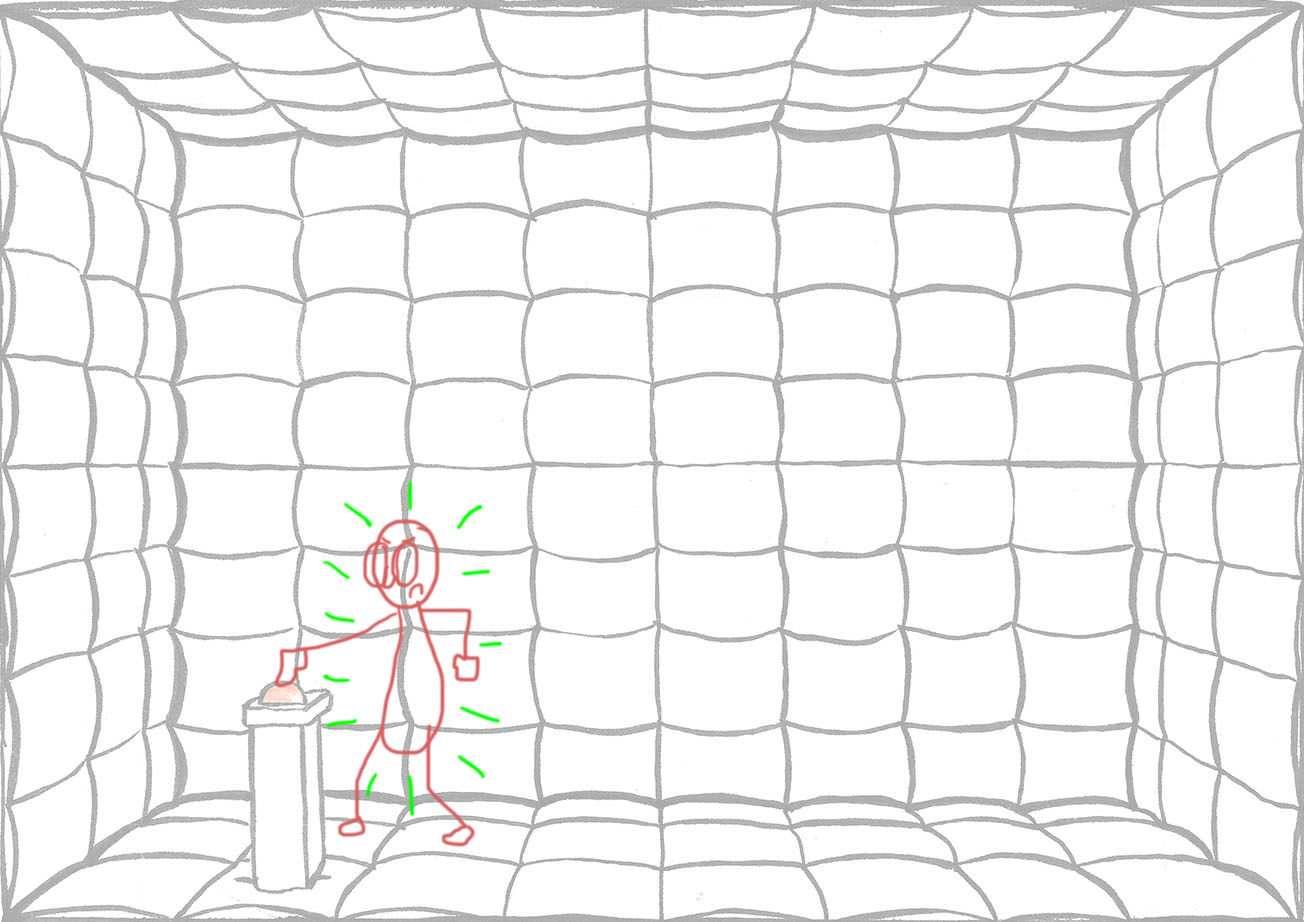
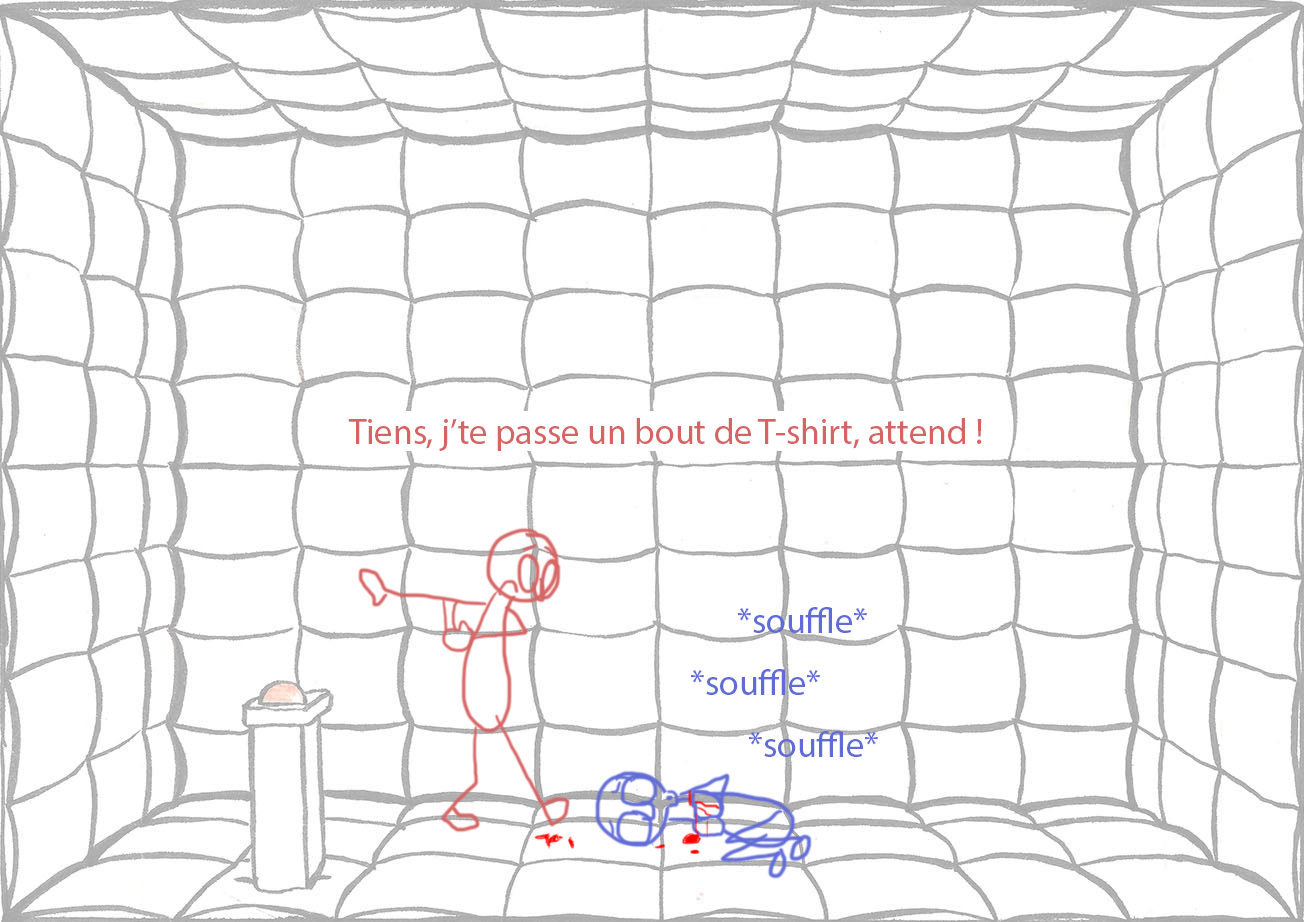
Before/after of a 1304x922 layered artwork. What changed in the layer stack:
added layer "Tiens, j’te passe un bout de T-shirt, attend !" above "Rectangle 1" over [348, 418, 982, 451]
added layer "Rectangle 1" above "Calque 12" over [348, 411, 982, 451]
added layer "Calque 12" above "*souffle* copie 2" over [358, 527, 571, 833]
added layer "*souffle* copie 2" above "*souffle* copie" over [738, 607, 867, 633]
added layer "*souffle* copie" above "*souffle*" over [749, 731, 878, 757]
added layer "*souffle*" above "Calque 11" over [691, 669, 820, 695]
renamed "Layer 2" to "Calque 11", showed it, painted on it over [594, 538, 813, 879]
removed layer "Layer 5" over [321, 480, 503, 817]
removed layer "Layer 1" over [214, 518, 481, 848]
added layer "Calque 9" above "Calque 8" over [533, 538, 684, 850]
